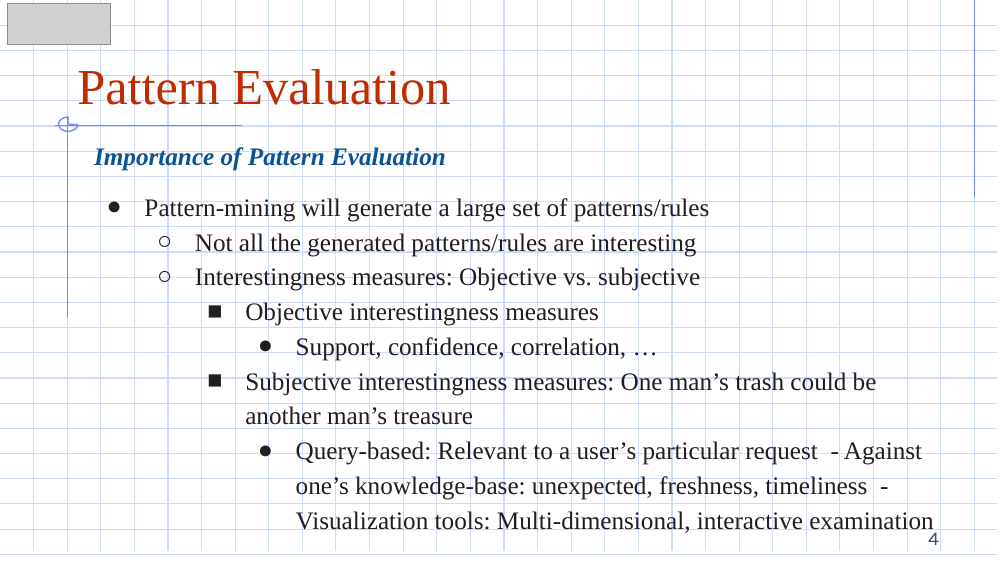
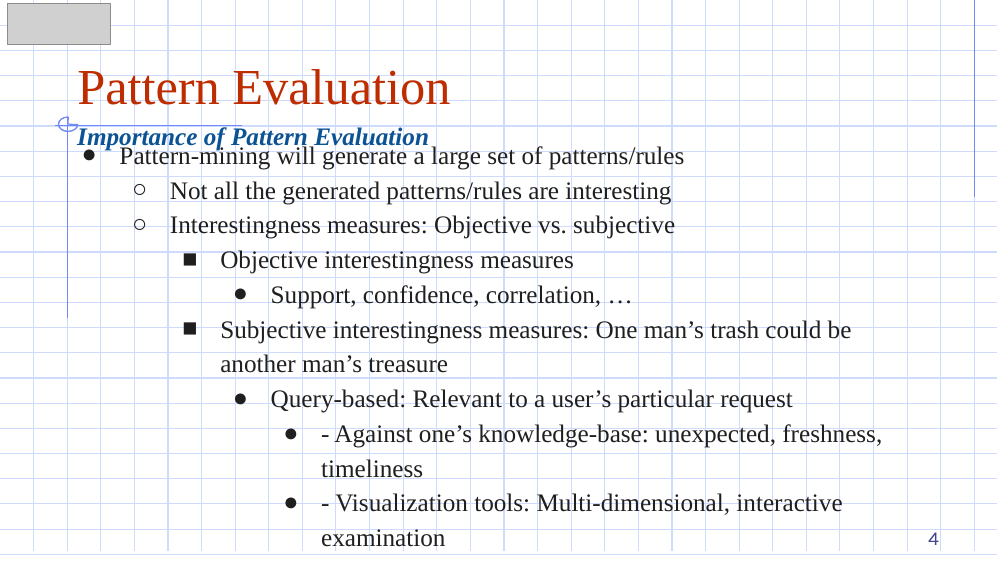
Before and after one commit to DazielNguyen/DBM302m, a slide deck: slide 4 of slides/Chapter 03/3.7 Pattern Evaluation.pptx. Drawn at 1008x567 pixels with LibreOffice and Linux fonts; fonts in the diff are those of the drawing; grey boxes stand for pictures. Boxes give left, top, right and bottom in pixels: in the first picture for what was removed or moved away, otherwise in the second. Text is boxed around its words. In the diff, an @@ line names an element or a change of style, - is before the commit and + after.

```diff
--- a/slides/Chapter 03/3.7 Pattern Evaluation.pptx
+++ b/slides/Chapter 03/3.7 Pattern Evaluation.pptx
@@ text "Importance of Pattern Evaluation": place and size @@
-text "Importance of Pattern Evaluation" at [94,145,446,171]
+text "Importance of Pattern Evaluation" at [77,125,429,151]
@@ text "Pattern-mining will generate a large ...": place and size @@
-text "Pattern-mining will generate a large ..." at [144,196,933,535]
+text "Pattern-mining will generate a large ..." at [119,144,882,483]
@@ text at [271,387,882,483]: text changed @@
-      ● Query-based: Relevant to a user’s particular request - Against one’s knowledge-base: unexpected, freshness, timeliness - Visualization tools: Multi-dimensional, interactive examination
+      ● Query-based: Relevant to a user’s particular request
+        ● - Against one’s knowledge-base: unexpected, freshness, timeliness
+        ● - Visualization tools: Multi-dimensional, interactive examination
```
Also in this commit, not shown: 3 other slides changed, 7 other files.
